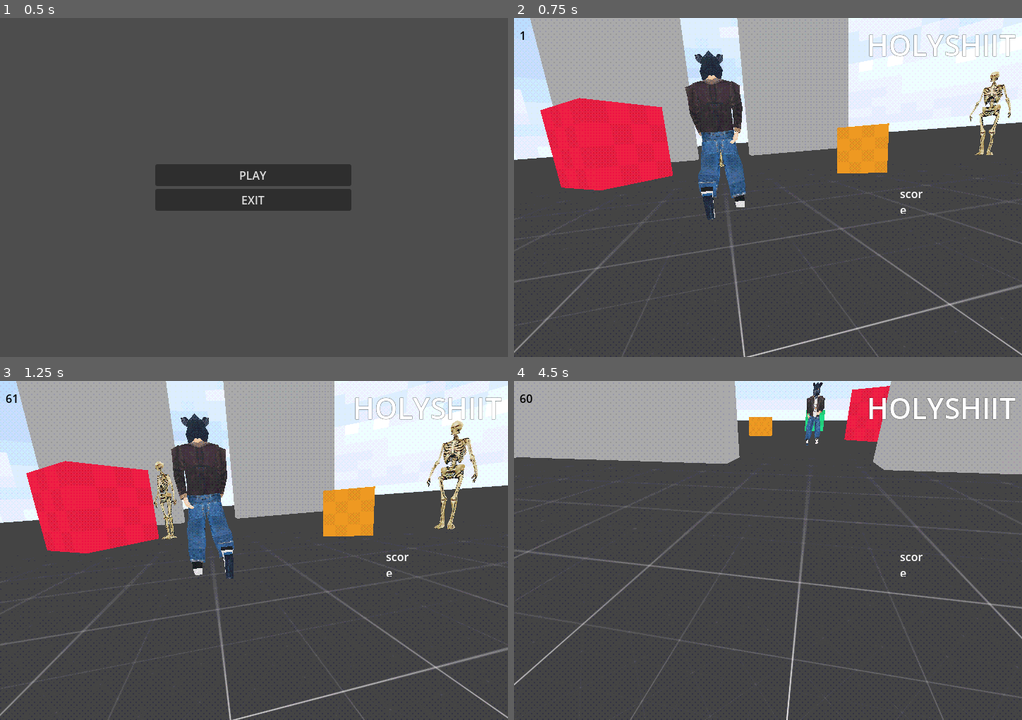
Above: before the commit, frames 1-4 (two rows, left to right).
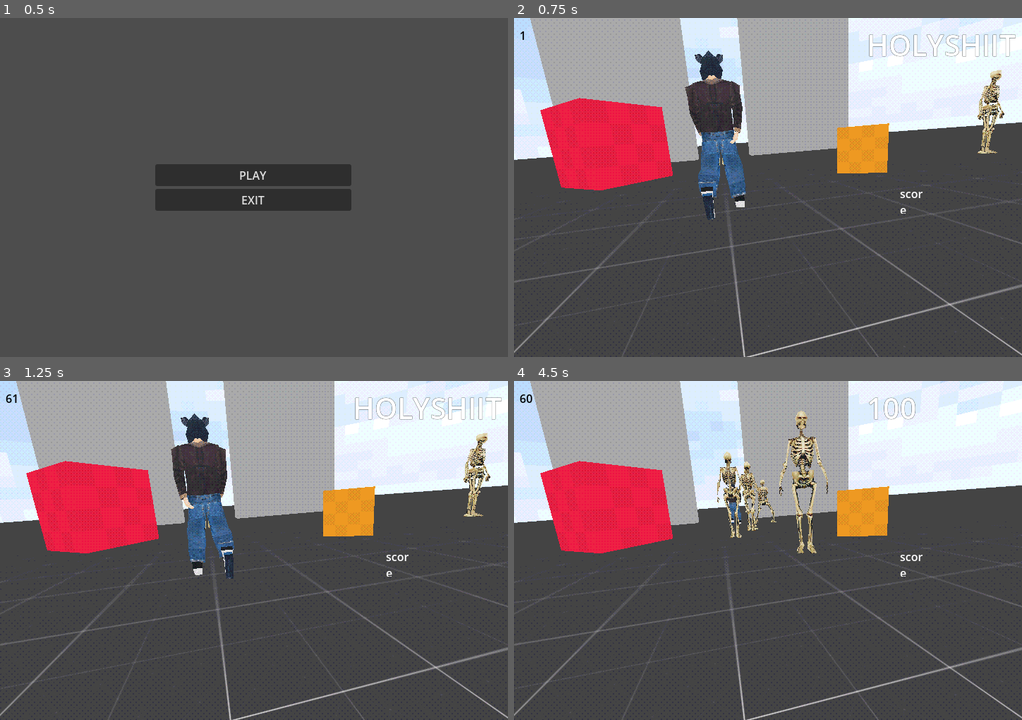
Above: after the commit, the same moments.

Repository: bluebanana21/boar-man
Game: Godot game, scene res://scenes/World/main_menu.tscn
Two runs of this game, one before a commit and one after it. Both use one fixed random seed, a clock stepped at 60 frames per second and the inputs below.
Inputs (mouse positions are in pixels of both pictures, inside the frame that each line leads up to):
- Up to frame 1 (0.5 s): no input
- Up to frame 2 (0.75 s): click "PLAY" at 0.5 s
- Up to frame 3 (1.25 s): no input
- Up to frame 4 (4.5 s): move the mouse to (798, 550) at 1.27 s; press the mouse at (798, 550) at 1.28 s; hold W (forward) from 1.28 s (still down); move the mouse to (742, 550) at 2.02 s; release the mouse at (742, 550) at 2.03 s; click (742, 550) at 2.1 s; move the mouse to (778, 543) at 2.77 s; press the mouse at (778, 543) at 2.78 s; move the mouse to (762, 557) at 3.52 s; release the mouse at (762, 557) at 3.53 s; click (762, 557) at 3.6 s; move the mouse to (803, 553) at 4.27 s; press the mouse at (803, 553) at 4.28 s

Frame 1 is identical in both runs. In frame 2, 0.8% of the frame differs, in the area x 40-98%, y 15-45%; in frame 3, 1.9%; in frame 4, 36%, in the area x 0-100%, y 0-100%.
Error after the commit: Invalid call. Nonexistent function 'hit' in base 'CharacterBody3D (TankPlayer)'. (res://scripts/victim/States/victim_violent.gd:51)

Commit message:
update: added victim_state class and did some optimization improvements

Diff:
--- a/scenes/Victim/victim.tscn
+++ b/scenes/Victim/victim.tscn
@@ -1,9 +1,9 @@
 [gd_scene load_steps=28 format=4 uid="uid://bwlf6mht7tj31"]
 
 [ext_resource type="Script" path="res://scripts/victim/victim.gd" id="1_cwk41"]
-[ext_resource type="Script" path="res://scripts/states/state_machine.gd" id="2_xp636"]
 [ext_resource type="Script" path="res://scripts/victim/States/victim_idle.gd" id="3_dtdox"]
 [ext_resource type="Shader" path="res://assets/shader/psx.gdshader" id="3_uj0m6"]
+[ext_resource type="Script" path="res://scripts/states/Victim_statte_machine.gd" id="4_5jyms"]
 [ext_resource type="Script" path="res://scripts/victim/States/victim_scared.gd" id="4_43h4f"]
 [ext_resource type="Texture2D" uid="uid://bxbtke5tdirsg" path="res://assets/3d-models/temp_assets/skeleton/Punching-skeleton_0.png" id="4_63pft"]
 [ext_resource type="Script" path="res://scripts/victim/States/victim_violent.gd" id="5_a6jay"]
@@ -1413,14 +1413,13 @@
 transform = Transform3D(1.91069e-15, 2.09815e-07, -1, 1, -2.09815e-07, 0, -4.37114e-08, -4.8, -4.37114e-08, 0, 0, 0)
 
 [node name="StateMachine" type="Node" parent="." node_paths=PackedStringArray("initial_state")]
-script = ExtResource("2_xp636")
-initial_state = NodePath("VictimScared")
+script = ExtResource("4_5jyms")
+initial_state = NodePath("VictimViolent")
 
 [node name="VictimIdle" type="Node3D" parent="StateMachine" node_paths=PackedStringArray("victim")]
 transform = Transform3D(1, 0, 0, 0, 1, 0, 0, 0, 1, 0, 1.615, 0)
 script = ExtResource("3_dtdox")
 victim = NodePath("../..")
-move_speed = 2.0
 
 [node name="VictimScared" type="Node3D" parent="StateMachine" node_paths=PackedStringArray("victim") groups=["enemies"]]
 transform = Transform3D(1, 0, 0, 0, 1, 0, 0, 0, 1, 0, 1.615, 0)
--- /dev/null
+++ b/scripts/states/Victim_statte_machine.gd
@@ -0,0 +1,40 @@
+extends Node
+
+@export var initial_state : VictimState
+
+var current_state : VictimState
+var states:Dictionary = {}
+
+func _ready() -> void:
+	for child in get_children():
+		if child is State:
+			states[child.name.to_lower()] = child
+			child.Transitioned.connect(on_child_transition)
+
+	if initial_state:
+		initial_state.Enter()
+		current_state = initial_state
+
+
+func _process(delta: float) -> void:
+	if current_state:
+		current_state.Update(delta)
+
+func _physics_process(delta: float) -> void:
+	if current_state:
+		current_state.Physics_update(delta)
+
+func on_child_transition(state, new_state_name):
+	if state != current_state:
+		return
+
+	var new_state = states.get(new_state_name.to_lower())
+	if !new_state:
+		return
+
+	if current_state:
+		current_state.exit()
+
+	new_state.enter()
+
+	current_state = new_state
--- a/scripts/states/victim_state.gd
+++ b/scripts/states/victim_state.gd
@@ -1,5 +1,11 @@
 extends Node3D
 class_name VictimState
+
+
+@export var player_path: NodePath = "/root/World/SubViewportContainer/SubViewport/PlayerFPS"
+@onready var player = get_node(player_path)
+
+var victim_health:= 50
 
 signal Transitioned
 
--- a/scripts/victim/States/victim_dead.gd
+++ b/scripts/victim/States/victim_dead.gd
@@ -1,4 +1,4 @@
-extends State
+extends VictimState
 class_name VictimDead
 
 
--- a/scripts/victim/States/victim_idle.gd
+++ b/scripts/victim/States/victim_idle.gd
@@ -1,9 +1,10 @@
-extends State
+extends VictimState
 class_name VictimIdle
 
 @export var victim:CharacterBody3D
-@export var move_speed: float = 10.0
 @export var rotation_speed : float = TAU * 2
+
+const move_speed: float = 120.0
 
 var _theta : float
 var move_direction : Vector3
@@ -29,7 +30,7 @@
 func Physics_update(delta: float):
 #checks to see if victim is null or not
 	if victim:
-		victim.velocity = move_direction * (move_speed * randf_range(0.5 , 1.5))
+		victim.velocity = move_direction * (move_speed * randf_range(0.5 , 1.5)) * delta
 
 #checks to see if the move direction variable is null or not
 #not null because of randomize wander func
--- a/scripts/victim/States/victim_scared.gd
+++ b/scripts/victim/States/victim_scared.gd
@@ -1,13 +1,13 @@
-extends State  # Replaces KinematicBody with CharacterBody3D
+extends VictimState  # Replaces KinematicBody with CharacterBody3D
 class_name VictimScared
 
 
 @onready var nav_agent: NavigationAgent3D = $"../../NavigationAgent3D"
 @onready var punching_skeleton: Node3D = $"../../Punching-skeleton"
 
-@export var speed: float = 4.5
 @export var victim:CharacterBody3D
 
+const speed: float = 250.0
 
 func Enter():
 	punching_skeleton.rotation.y = deg_to_rad(180)
@@ -20,7 +20,7 @@
 func Physics_update(delta: float):
 	var current_location = victim.global_transform.origin
 	var next_location = nav_agent.get_next_path_position()
-	var new_velocity = (next_location - current_location) * speed
+	var new_velocity = ((next_location - current_location) * speed * 2) * delta
 
 	victim.look_at(Vector3(next_location.x, victim.global_position.y, next_location.z), Vector3.UP)
 	victim.velocity = victim.velocity.move_toward(new_velocity, 0.35)
--- a/scripts/victim/States/victim_violent.gd
+++ b/scripts/victim/States/victim_violent.gd
@@ -1,4 +1,4 @@
-extends State
+extends VictimState
 class_name VictimViolent
 
 
@@ -8,13 +8,16 @@
 
 @export var victim:CharacterBody3D
 
-const move_speed: float = 4.0
+const rotation_speed : float = TAU * 300
+const move_speed: float = 550.0
 const attack_range:float = 1.5
+
+
+var _theta : float
 
 #Rotates the skeleton model 180 degrees, because if you
 #dont rotate it will face the wrong direction
 func Enter():
-	punching_skeleton.rotation.y = deg_to_rad(180)
 	print(player)
 
 
@@ -31,16 +34,13 @@
 		animation_tree["parameters/conditions/punch"] = 0.0
 	else:
 #		run the pathfinding algorithim every 3/4 a second
-		if Engine.get_physics_frames() % 45 == 0:
+		if Engine.get_physics_frames() % (randi_range(35, 42)) == 0:
 			nav_agent.set_target_position(player.global_transform.origin)
 			var current_location := victim.global_transform.origin
 			var next_location := nav_agent.get_next_path_position()
-			var new_velocity := (next_location - current_location).normalized() * move_speed
+			var new_velocity := (next_location - current_location).normalized() * move_speed * delta
 
 			nav_agent.set_velocity(new_velocity)
-
-#		Causes the victim to look towards the player
-		victim.look_at(Vector3(player.global_position.x, victim.global_position.y, player.global_position.z), Vector3.UP)
 
 
 
@@ -54,10 +54,17 @@
 
 
 func _on_navigation_agent_3d_velocity_computed(safe_velocity: Vector3) -> void:
+
+	var delta := victim.get_process_delta_time()
 # Checks to see if victim is in range or not
 # will stop movement code if victim is in attack range
 	if !(victim.global_position.distance_to(player.global_position) < attack_range):
 		victim.velocity = victim.velocity.move_toward(safe_velocity, 0.25)
+
+	#	Causes the victim to look towards the player
+		_theta = wrapf(atan2(victim.velocity.x, victim.velocity.z) - victim.rotation.y, -PI, PI)
+		victim.rotation.y += clamp((rotation_speed * delta) * 10, 0, abs(_theta)) * sign(_theta)
+
 		victim.move_and_slide()
 	#if the distance between the victim and the player is greater
 	#than the attack range or out of the attack range
